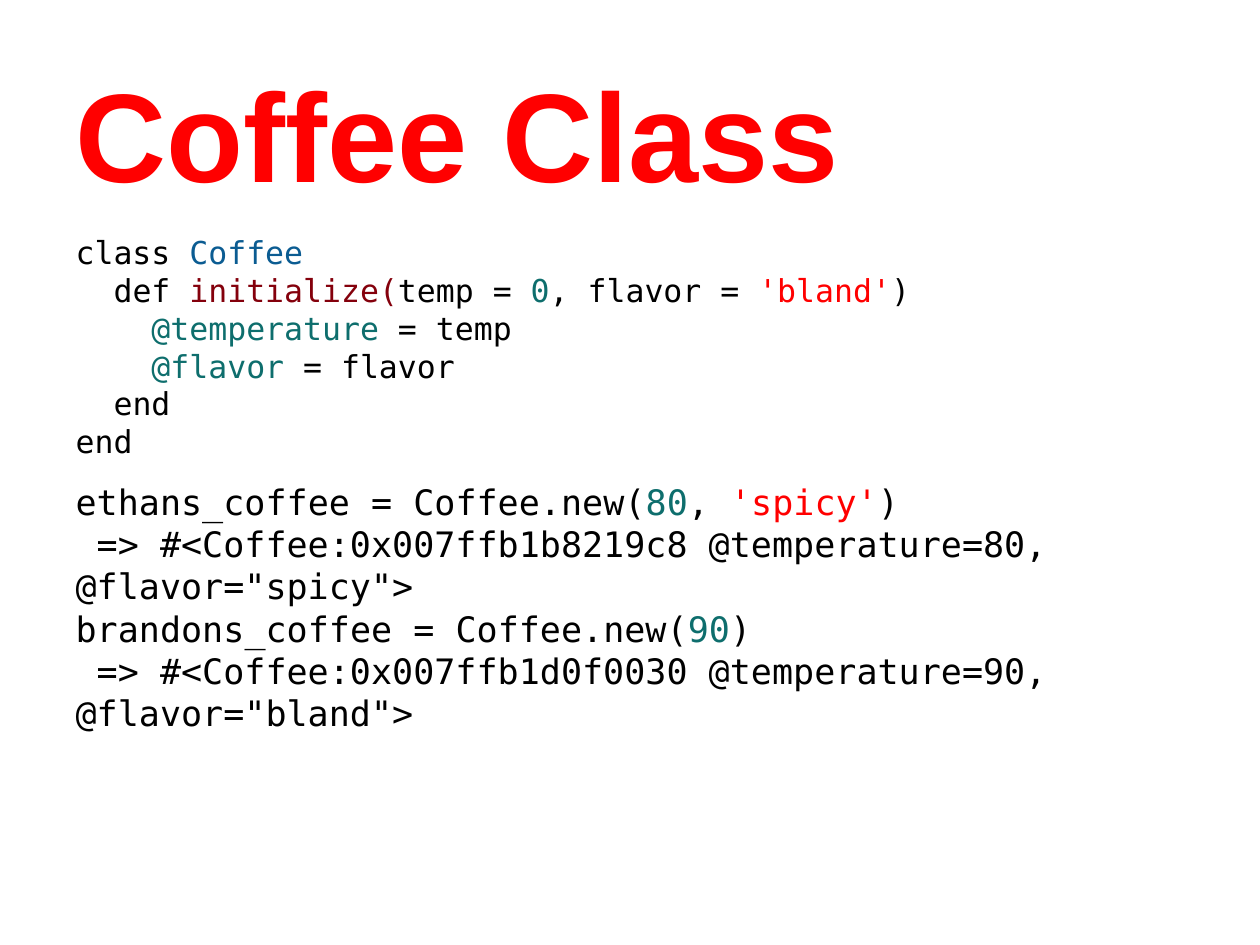
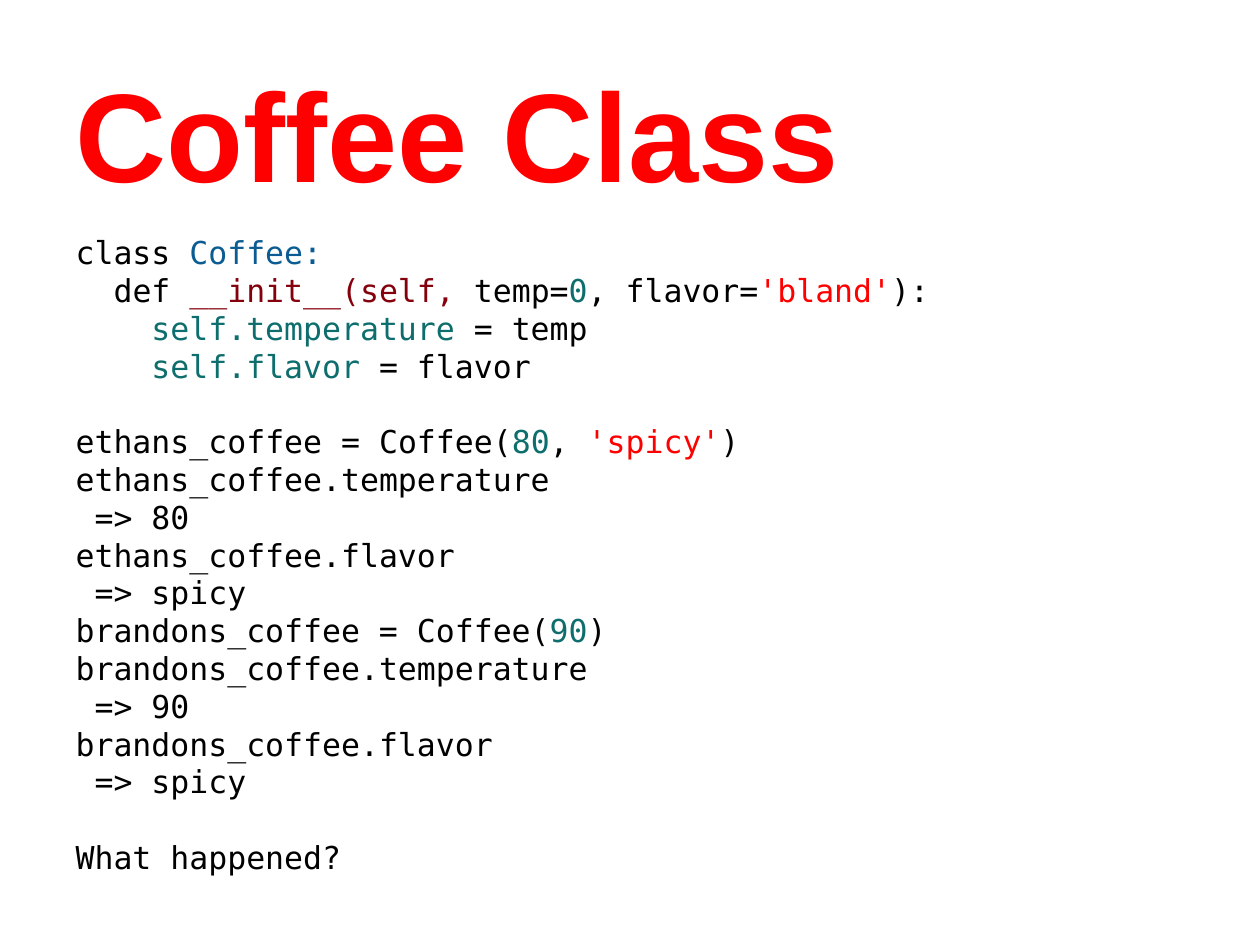
Before and after one commit to humanitiesprogramming/slides, a slide deck: slide 19 of 2017/python/B Done - ish/Ruby - Programming Concepts III.pptx. Drawn at 1260x945 pixels with LibreOffice and Linux fonts; fonts in the diff are those of the drawing. Boxes give left, top, right and bottom in pixels: in the first picture for what was removed or moved away, otherwise in the second. Text is boxed around its words. In the diff, an @@ line names an element or a change of style, - is before the commit and + after.

```diff
--- a/2017/python/B Done - ish/Ruby - Programming Concepts III.pptx
+++ b/2017/python/B Done - ish/Ruby - Programming Concepts III.pptx
@@ text at (76,240,929,876): text changed; size 20 to 18 pt @@
-class Coffee
-def initialize(temp = 0, flavor = 'bland')
-@temperature = temp
-@flavor = flavor
-end
-end
-ethans_coffee = Coffee.new(80, 'spicy')
-=> #<Coffee:0x007ffb1b8219c8 @temperature=80, @flavor="spicy">
-brandons_coffee = Coffee.new(90)
-=> #<Coffee:0x007ffb1d0f0030 @temperature=90, @flavor="bland">
+class Coffee:
+def __init__(self, temp=0, flavor='bland'):
+self.temperature = temp
+self.flavor = flavor
+ethans_coffee = Coffee(80, 'spicy')
+ethans_coffee.temperature
+=> 80
+ethans_coffee.flavor
+=> spicy
+brandons_coffee = Coffee(90)
+brandons_coffee.temperature
+=> 90
+brandons_coffee.flavor
+=> spicy
+What happened?
```
Also in this commit, not shown: 7 other slides changed.
